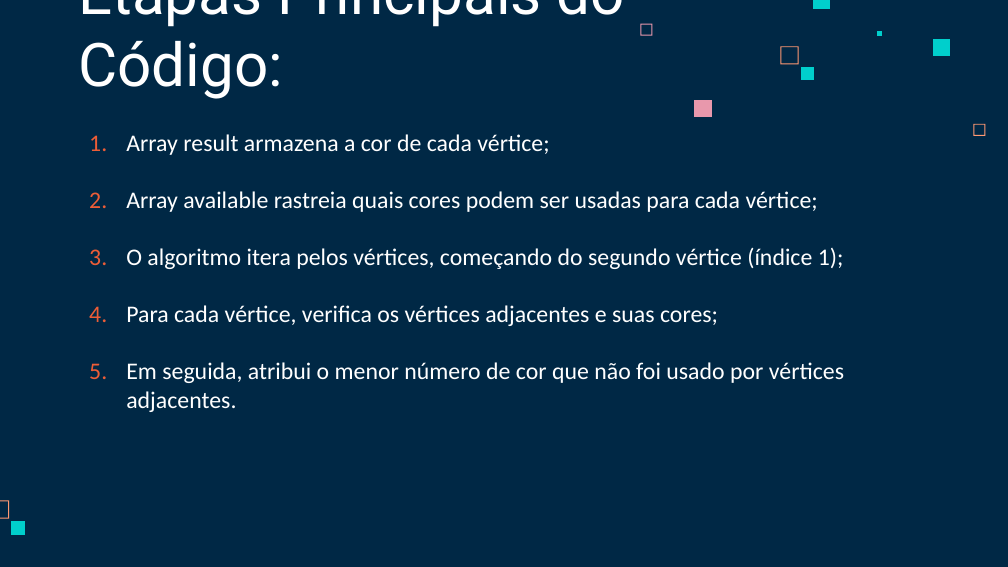
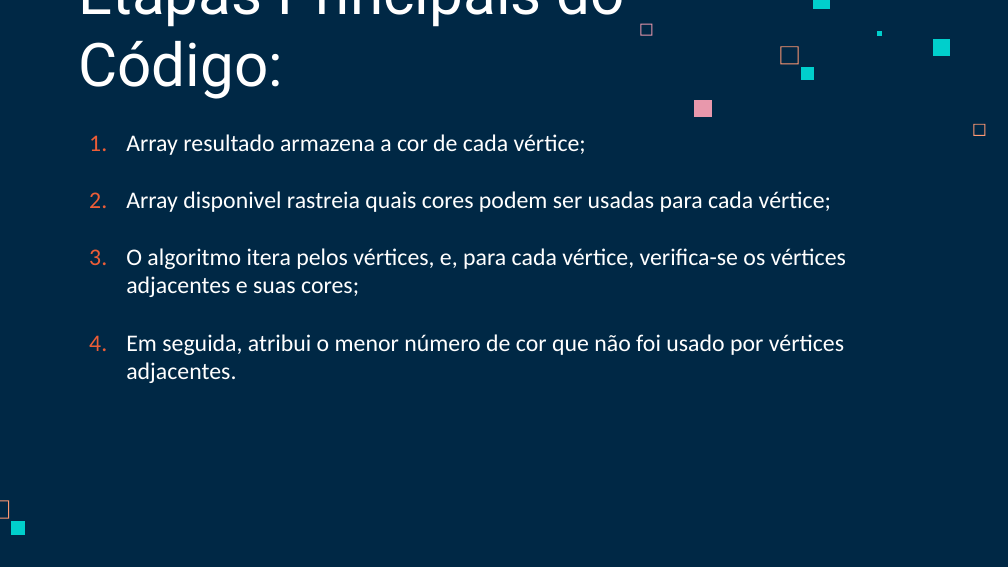
Before and after one commit to brenocbmnz/colora-ografos, a slide deck: slide 6 of Coloração de Grafos.pptx. Drawn at 1008x567 pixels with LibreOffice and Linux fonts; fonts in the diff are those of the drawing. Boxes give left, top, right and bottom in pixels: in the first picture for what was removed or moved away, otherwise in the second. Text is boxed around its words. In the diff, an @@ line names an element or a change of style, - is before the commit and + after.

```diff
--- a/Coloração de Grafos.pptx
+++ b/Coloração de Grafos.pptx
@@ text at [126, 134, 846, 297]: text changed @@
-1. Array result armazena a cor de cada vértice;
-2. Array available rastreia quais cores podem ser usadas para cada vértice;
-3. O algoritmo itera pelos vértices, começando do segundo vértice (índice 1);
-4. Para cada vértice, verifica os vértices adjacentes e suas cores;
+1. Array resultado armazena a cor de cada vértice;
+2. Array disponivel rastreia quais cores podem ser usadas para cada vértice;
+3. O algoritmo itera pelos vértices, e, para cada vértice, verifica-se os vértices adjacentes e suas cores;
```
Also in this commit, not shown: 1 other slide changed, 1 slide added, 1 slide removed, 2 other files.
